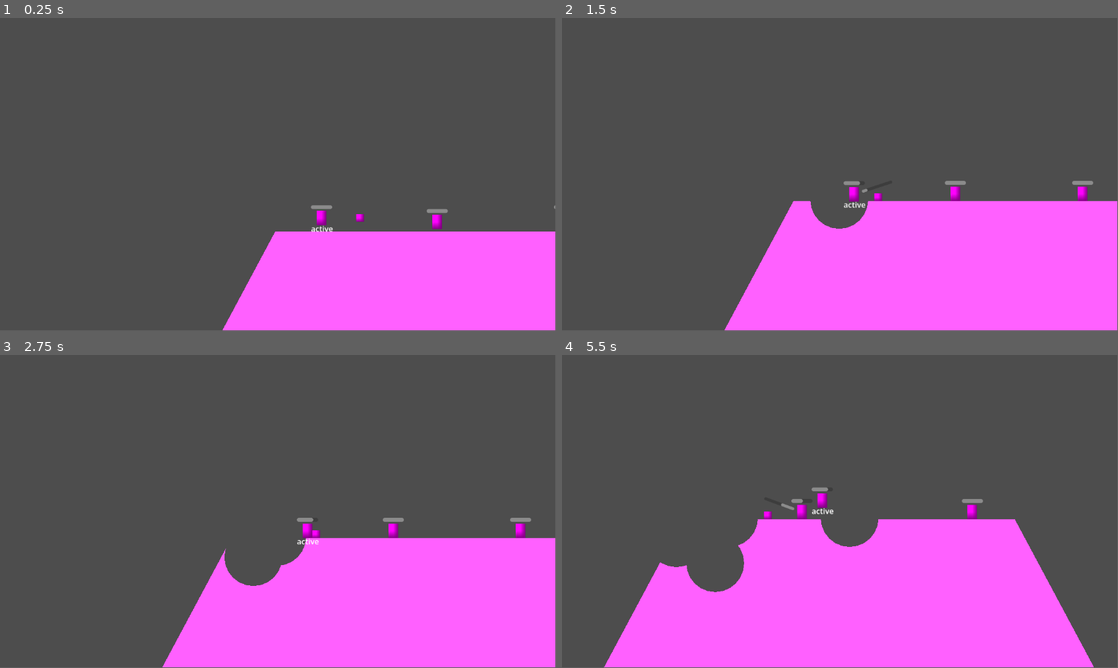
Above: before the commit, frames 1-4 (two rows, left to right).
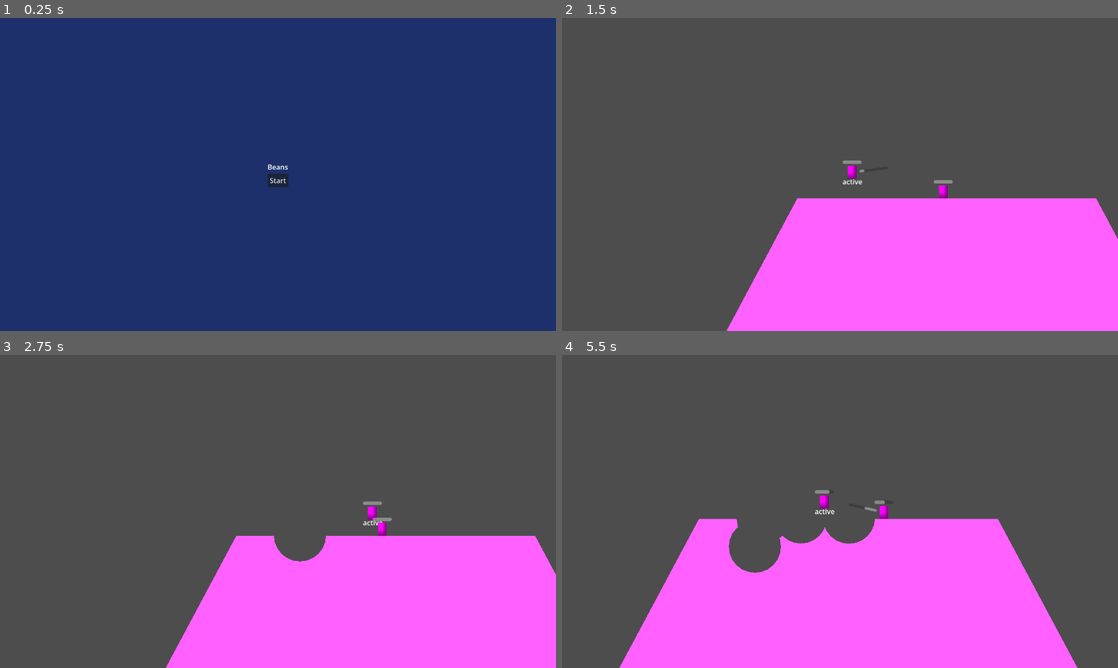
Above: after the commit, the same moments.

Repository: fredchien3/20-game-challenge
Game: Godot game, scene res://main/main.tscn
Same seed, same stepped clock (60 frames per second), same inputs: the game is played once before the commit and once after it.
Inputs (mouse positions are in pixels of both pictures, inside the frame that each line leads up to):
- Up to frame 1 (0.25 s): no input
- Up to frame 2 (1.5 s): click (840, 180) at 0.5 s, where only the run after the commit has a clickable "Start"; tap Enter (ui_accept) at 1.25 s; move the mouse to (962, 158) at 1.27 s; press the mouse at (962, 158) at 1.28 s; hold D (move_right) from 1.28 s (still down)
- Up to frame 3 (2.75 s): keep holding D (move_right); tap Enter (ui_accept) at 1.52, 2.27 s; move the mouse to (166, 527) at 2.02 s; release the mouse at (166, 527) at 2.03 s; tap I at 2.1 s
- Up to frame 4 (5.5 s): move the mouse to (895, 442) at 2.77 s; release D (move_right) at 2.78 s; press the mouse at (895, 442) at 2.78 s; hold A (move_left) 2.78-3.53 s; move the mouse to (812, 574) at 3.52 s; release the mouse at (812, 574) at 3.53 s; hold D (move_right) 3.53-5.03 s; tap I at 3.6, 5.1 s; click (812, 574) at 3.67 s; tap Enter (ui_accept) at 3.77, 4.52, 5.27 s; move the mouse to (1006, 558) at 4.27 s; press the mouse at (1006, 558) at 4.28 s; tap P (debug_p) at 4.9 s; move the mouse to (673, 464) at 5.02 s; release the mouse at (673, 464) at 5.03 s; hold A (move_left) from 5.03 s (still down)
The window is 799x449 before the commit and 800x450 after it. Grey fills any space a smaller window leaves; there, only what the larger window draws over its background counts as a difference.

The runs differ from the first frame. In frame 1, 100% of the frame differs, in the area x 0-100%, y 0-100%; in frame 2, 2.4%; in frame 3, 3.2%; in frame 4, 6.8%.

Commit message:
Add Main Menu
- Split Level into own scene
- Resize project window

Diff:
--- /dev/null
+++ b/7--worms/main/level.gd
@@ -0,0 +1,90 @@
+extends Node2D
+
+@export var terrain: StaticBody2D
+@export var camera: Camera2D
+
+var active_worm: CharacterBody2D
+var active_worm_index := 0
+var worms: Array[Node]
+
+
+func _ready() -> void:
+	worms = get_tree().get_nodes_in_group("worms")
+	worms.sort_custom(func(a, b): return a.global_position.x < b.global_position.x)
+
+	active_worm = worms[active_worm_index]
+	active_worm.active = true
+	camera.global_position = active_worm.global_position
+
+	# Bind weapon spawns
+	for worm in worms:
+		worm.grenade_thrown.connect(_on_worm_grenade_thrown)
+		worm.bazooka_shot.connect(_on_worm_bazooka_shot)
+		worm.died.connect(_on_worm_died)
+		worm.exploded.connect(_on_explosion)
+
+
+func _input(event: InputEvent) -> void:
+	if event.is_action_pressed("debug_p"):
+		cycle_active_worm()
+
+
+## Cycles through the worms array, skipping past any worms that have been freed
+func cycle_active_worm():
+	if len(worms) == 0:
+		return
+
+	if active_worm:
+		active_worm.active = false
+
+	active_worm_index += 1
+	if active_worm_index >= len(worms):
+		active_worm_index = 0
+
+	if worms[active_worm_index]:
+		active_worm = worms[active_worm_index]
+		active_worm.active = true
+		camera.global_position = active_worm.global_position
+	else:
+		cycle_active_worm()
+
+
+func _on_worm_died(worm: CharacterBody2D):
+	worms.remove_at(worms.find(worm))
+	if active_worm == worm:
+		await get_tree().create_timer(2.5).timeout
+		active_worm_index -= 1
+		cycle_active_worm()
+
+
+func _on_worm_grenade_thrown(grenade: RigidBody2D) -> void:
+	add_child(grenade)
+	grenade.exploded.connect(_on_explosion)
+
+
+func _on_worm_bazooka_shot(bazooka: RigidBody2D) -> void:
+	add_child(bazooka)
+	bazooka.exploded.connect(_on_explosion)
+
+
+func _on_explosion(pos, radius):
+	terrain.cutout_hole(pos, radius)
+
+	# Apply damage and knockback to any worms in the area of the explosion
+	var explosion_area := Area2D.new()
+	explosion_area.global_position = pos
+	var collision_shape = CollisionShape2D.new()
+	explosion_area.add_child(collision_shape)
+	collision_shape.shape = CircleShape2D.new()
+	collision_shape.shape.radius = radius
+	# TODO: programmatically set "worms" collision layer
+	explosion_area.collision_mask = 2
+	explosion_area.body_entered.connect(_on_explosion_area_body_entered.bind(pos, radius))
+	call_deferred("add_child", explosion_area)
+	await get_tree().create_timer(0.1).timeout
+	explosion_area.queue_free()
+
+
+func _on_explosion_area_body_entered(body, pos, radius):
+	if body.is_in_group("worms"):
+		body.receive_damage_and_knockback(pos, radius)
--- /dev/null
+++ b/7--worms/main/level.tscn
@@ -0,0 +1,34 @@
+[gd_scene format=3 uid="uid://cawnxutqlt4sl"]
+
+[ext_resource type="Script" uid="uid://bxebaaph0o3g" path="res://main/level.gd" id="1_uhgg0"]
+[ext_resource type="Script" uid="uid://cjbbjcjx1u0w" path="res://main/terrain.gd" id="2_2226f"]
+[ext_resource type="PackedScene" uid="uid://doykh5xnsi8a0" path="res://worm/worm.tscn" id="3_4f75v"]
+
+[node name="Level" type="Node2D" unique_id=1356992224 node_paths=PackedStringArray("terrain", "camera")]
+script = ExtResource("1_uhgg0")
+terrain = NodePath("Terrain")
+camera = NodePath("Camera2D")
+
+[node name="Terrain" type="StaticBody2D" parent="." unique_id=1943988592 node_paths=PackedStringArray("collision", "terrain")]
+collision_mask = 0
+script = ExtResource("2_2226f")
+collision = NodePath("CollisionPolygon2D")
+terrain = NodePath("Polygon2D")
+
+[node name="Polygon2D" type="Polygon2D" parent="Terrain" unique_id=857618795]
+position = Vector2(576, 360)
+color = Color(1, 0.376471, 1, 1)
+polygon = PackedVector2Array(-336, -72, 352, -72, 536, 272, -520, 272)
+
+[node name="CollisionPolygon2D" type="CollisionPolygon2D" parent="Terrain" unique_id=2098611230]
+polygon = PackedVector2Array(0, 0, 0, 0, 0, 0)
+
+[node name="Worm" parent="." unique_id=1631304650 instance=ExtResource("3_4f75v")]
+position = Vector2(336, 232)
+
+[node name="Worm2" parent="." unique_id=409720799 instance=ExtResource("3_4f75v")]
+position = Vector2(576, 240)
+
+[node name="Camera2D" type="Camera2D" parent="." unique_id=932456956]
+position = Vector2(640, 360)
+position_smoothing_enabled = true
--- a/7--worms/main/main.gd
+++ b/7--worms/main/main.gd
@@ -1,90 +1,19 @@
 extends Node2D
 
-@export var terrain: StaticBody2D
-@export var camera: Camera2D
-
-var active_worm: CharacterBody2D
-var active_worm_index := 0
-var worms: Array[Node]
+@export var MainMenu: CanvasLayer
+@export var LevelScene: PackedScene
 
 
+# Called when the node enters the scene tree for the first time.
 func _ready() -> void:
-	worms = get_tree().get_nodes_in_group("worms")
-	worms.sort_custom(func(a, b): return a.global_position.x < b.global_position.x)
-
-	active_worm = worms[active_worm_index]
-	active_worm.active = true
-	camera.global_position = active_worm.global_position
-
-	# Bind weapon spawns
-	for worm in worms:
-		worm.grenade_thrown.connect(_on_worm_grenade_thrown)
-		worm.bazooka_shot.connect(_on_worm_bazooka_shot)
-		worm.died.connect(_on_worm_died)
-		worm.exploded.connect(_on_explosion)
+	pass # Replace with function body.
 
 
-func _input(event: InputEvent) -> void:
-	if event.is_action_pressed("debug_p"):
-		cycle_active_worm()
+# Called every frame. 'delta' is the elapsed time since the previous frame.
+func _process(_delta: float) -> void:
+	pass
 
 
-## Cycles through the worms array, skipping past any worms that have been freed
-func cycle_active_worm():
-	if len(worms) == 0:
-		return
-
-	if active_worm:
-		active_worm.active = false
-
-	active_worm_index += 1
-	if active_worm_index >= len(worms):
-		active_worm_index = 0
-
-	if worms[active_worm_index]:
-		active_worm = worms[active_worm_index]
-		active_worm.active = true
-		camera.global_position = active_worm.global_position
-	else:
-		cycle_active_worm()
-
-
-func _on_worm_died(worm: CharacterBody2D):
-	worms.remove_at(worms.find(worm))
-	if active_worm == worm:
-		await get_tree().create_timer(2.5).timeout
-		active_worm_index -= 1
-		cycle_active_worm()
-
-
-func _on_worm_grenade_thrown(grenade: RigidBody2D) -> void:
-	add_child(grenade)
-	grenade.exploded.connect(_on_explosion)
-
-
-func _on_worm_bazooka_shot(bazooka: RigidBody2D) -> void:
-	add_child(bazooka)
-	bazooka.exploded.connect(_on_explosion)
-
-
-func _on_explosion(pos, radius):
-	terrain.cutout_hole(pos, radius)
-
-	# Apply damage and knockback to any worms in the area of the explosion
-	var explosion_area := Area2D.new()
-	explosion_area.global_position = pos
-	var collision_shape = CollisionShape2D.new()
-	explosion_area.add_child(collision_shape)
-	collision_shape.shape = CircleShape2D.new()
-	collision_shape.shape.radius = radius
-	# TODO: programmatically set "worms" collision layer
-	explosion_area.collision_mask = 2
-	explosion_area.body_entered.connect(_on_explosion_area_body_entered.bind(pos, radius))
-	call_deferred("add_child", explosion_area)
-	await get_tree().create_timer(0.1).timeout
-	explosion_area.queue_free()
-
-
-func _on_explosion_area_body_entered(body, pos, radius):
-	if body.is_in_group("worms"):
-		body.receive_damage_and_knockback(pos, radius)
+func _on_start_pressed() -> void:
+	MainMenu.visible = false
+	add_child(LevelScene.instantiate())
--- a/7--worms/main/main.tscn
+++ b/7--worms/main/main.tscn
@@ -1,53 +1,39 @@
 [gd_scene format=3 uid="uid://cdbrbobaqmblm"]
 
 [ext_resource type="Script" uid="uid://c1gh8ng2ipfgj" path="res://main/main.gd" id="1_53q0u"]
-[ext_resource type="Script" uid="uid://cjbbjcjx1u0w" path="res://main/terrain.gd" id="2_xwkvk"]
-[ext_resource type="PackedScene" uid="uid://doykh5xnsi8a0" path="res://worm/worm.tscn" id="4_c651c"]
+[ext_resource type="PackedScene" uid="uid://cawnxutqlt4sl" path="res://main/level.tscn" id="2_pjrb6"]
 
-[sub_resource type="PlaceholderTexture2D" id="PlaceholderTexture2D_c651c"]
+[node name="Main" type="Node2D" unique_id=422347337 node_paths=PackedStringArray("MainMenu")]
+script = ExtResource("1_53q0u")
+MainMenu = NodePath("MainMenu")
+LevelScene = ExtResource("2_pjrb6")
 
-[sub_resource type="RectangleShape2D" id="RectangleShape2D_xwkvk"]
-size = Vector2(16, 16)
+[node name="MainMenu" type="CanvasLayer" parent="." unique_id=1764160728]
 
-[node name="Main" type="Node2D" unique_id=422347337 node_paths=PackedStringArray("terrain", "camera")]
-script = ExtResource("1_53q0u")
-terrain = NodePath("Terrain")
-camera = NodePath("Camera2D")
+[node name="ColorRect" type="ColorRect" parent="MainMenu" unique_id=1772086895]
+offset_right = 1280.0
+offset_bottom = 720.0
+color = Color(0.11372549, 0.1882353, 0.41960785, 1)
 
-[node name="Terrain" type="StaticBody2D" parent="." unique_id=68683989 node_paths=PackedStringArray("collision", "terrain")]
-collision_mask = 0
-script = ExtResource("2_xwkvk")
-collision = NodePath("CollisionPolygon2D")
-terrain = NodePath("Polygon2D")
+[node name="Container" type="VBoxContainer" parent="MainMenu" unique_id=797792053]
+anchors_preset = 8
+anchor_left = 0.5
+anchor_top = 0.5
+anchor_right = 0.5
+anchor_bottom = 0.5
+offset_left = -24.0
+offset_top = -29.0
+offset_right = 24.0
+offset_bottom = 29.0
+grow_horizontal = 2
+grow_vertical = 2
 
-[node name="Polygon2D" type="Polygon2D" parent="Terrain" unique_id=1398486921]
-position = Vector2(576, 360)
-color = Color(1, 0.376471, 1, 1)
-polygon = PackedVector2Array(-336, -72, 352, -72, 536, 272, -520, 272)
+[node name="Label" type="Label" parent="MainMenu/Container" unique_id=1661465765]
+layout_mode = 2
+text = "Beans"
 
-[node name="CollisionPolygon2D" type="CollisionPolygon2D" parent="Terrain" unique_id=537344312]
-polygon = PackedVector2Array(0, 0, 0, 0, 0, 0)
+[node name="Start" type="Button" parent="MainMenu/Container" unique_id=2040872817]
+layout_mode = 2
+text = "Start"
 
-[node name="Object" type="RigidBody2D" parent="." unique_id=1091333873]
-position = Vector2(416, 232)
-
-[node name="Sprite2D" type="Sprite2D" parent="Object" unique_id=2025940852]
-scale = Vector2(16, 16)
-texture = SubResource("PlaceholderTexture2D_c651c")
-
-[node name="CollisionShape2D" type="CollisionShape2D" parent="Object" unique_id=1838424763]
-shape = SubResource("RectangleShape2D_xwkvk")
-
-[node name="Worm" parent="." unique_id=774521155 instance=ExtResource("4_c651c")]
-position = Vector2(336, 232)
-
-[node name="Worm2" parent="." unique_id=1631304650 instance=ExtResource("4_c651c")]
-position = Vector2(576, 240)
-
-[node name="Worm3" parent="." unique_id=1469169931 instance=ExtResource("4_c651c")]
-position = Vector2(840, 232)
-
-[node name="Camera2D" type="Camera2D" parent="." unique_id=114689593]
-position_smoothing_enabled = true
-
-[node name="UI" type="CanvasLayer" parent="." unique_id=1764160728]
+[connection signal="pressed" from="MainMenu/Container/Start" to="." method="_on_start_pressed"]
--- a/7--worms/project.godot
+++ b/7--worms/project.godot
@@ -18,6 +18,11 @@
 run/main_scene="uid://cdbrbobaqmblm"
 config/features=PackedStringArray("4.6", "Forward Plus")
 config/icon="res://icon.svg"
+
+[display]
+
+window/size/viewport_width=1280
+window/size/viewport_height=720
 
 [editor_plugins]
 
Not shown, added: 7--worms/main/level.gd.uid
